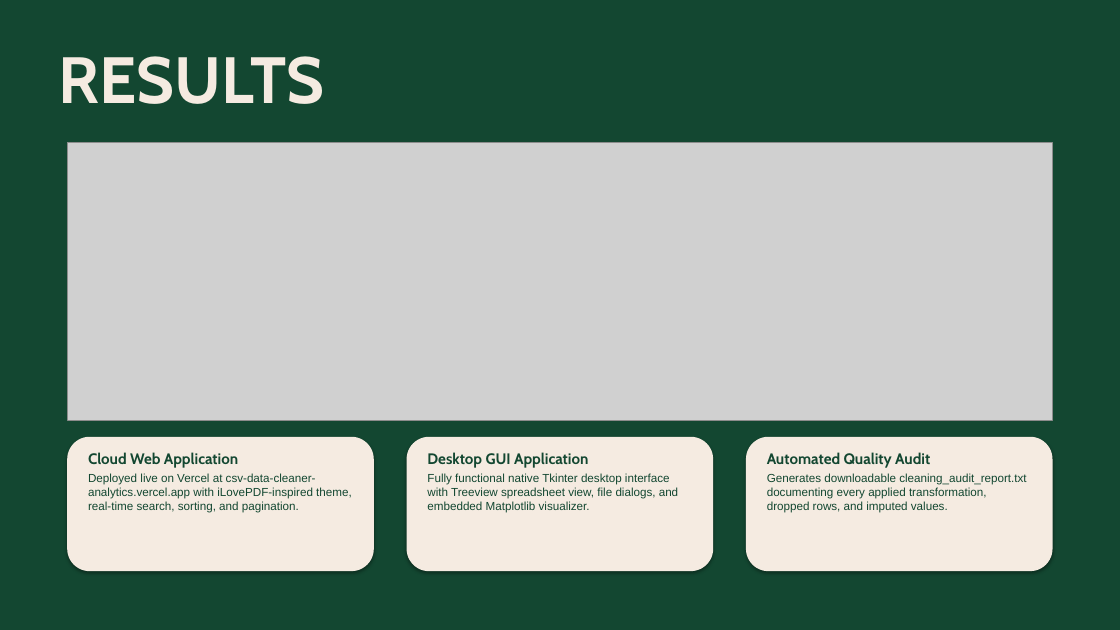
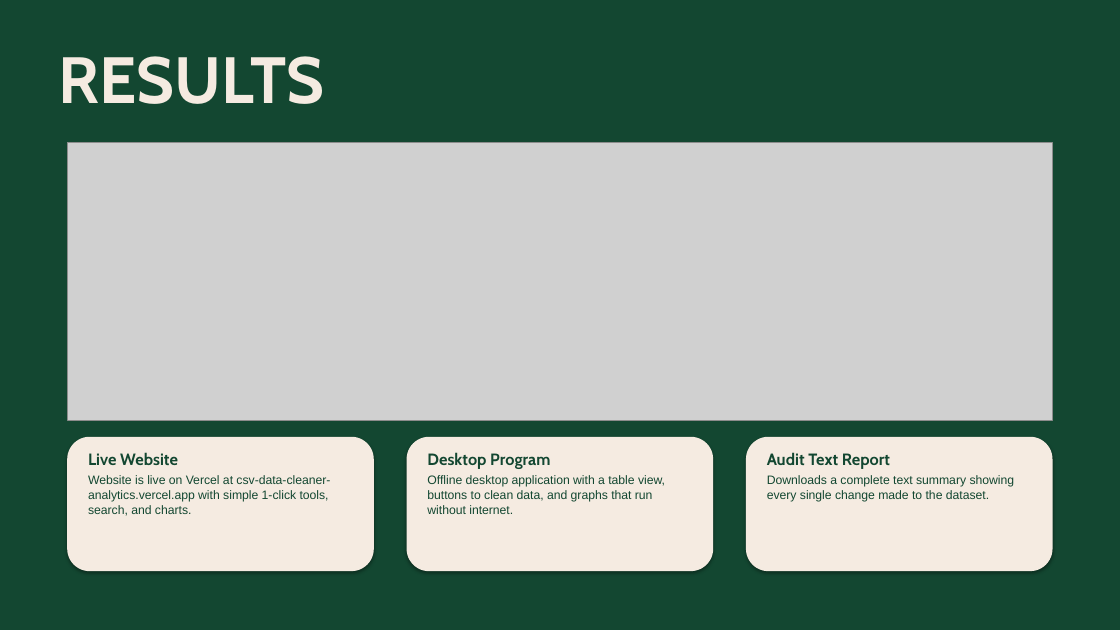
Before and after one commit to JISHU-GHOSH/csv-data-cleaner-analytics, a slide deck: slide 10 of CSV_Cleaner_14_Pages_Presentation.pptx. Drawn at 1120x630 pixels with LibreOffice and Linux fonts; fonts in the diff are those of the drawing; grey boxes stand for pictures. Boxes give left, top, right and bottom in pixels: in the first picture for what was removed or moved away, otherwise in the second. Text is boxed around its words. In the diff, an @@ line names an element or a change of style, - is before the commit and + after.

```diff
--- a/CSV_Cleaner_14_Pages_Presentation.pptx
+++ b/CSV_Cleaner_14_Pages_Presentation.pptx
@@ text at (88, 452, 330, 516): text changed; size 10 to 10.5 pt @@
-Cloud Web Application
-Deployed live on Vercel at csv-data-cleaner-analytics.vercel.app with iLovePDF-inspired theme, real-time search, sorting, and pagination.
+Live Website
+Website is live on Vercel at csv-data-cleaner-analytics.vercel.app with simple 1-click tools, search, and charts.
@@ text at (427, 452, 665, 514): text changed; size 10 to 10.5 pt @@
-Desktop GUI Application
-Fully functional native Tkinter desktop interface with Treeview spreadsheet view, file dialogs, and embedded Matplotlib visualizer.
+Desktop Program
+Offline desktop application with a table view, buttons to clean data, and graphs that run without internet.
@@ text at (767, 452, 1015, 502): text changed; size 10 to 10.5 pt @@
-Automated Quality Audit
-Generates downloadable cleaning_audit_report.txt documenting every applied transformation, dropped rows, and imputed values.
+Audit Text Report
+Downloads a complete text summary showing every single change made to the dataset.
```
Also in this commit, not shown: 13 other slides changed, 1 other file.
